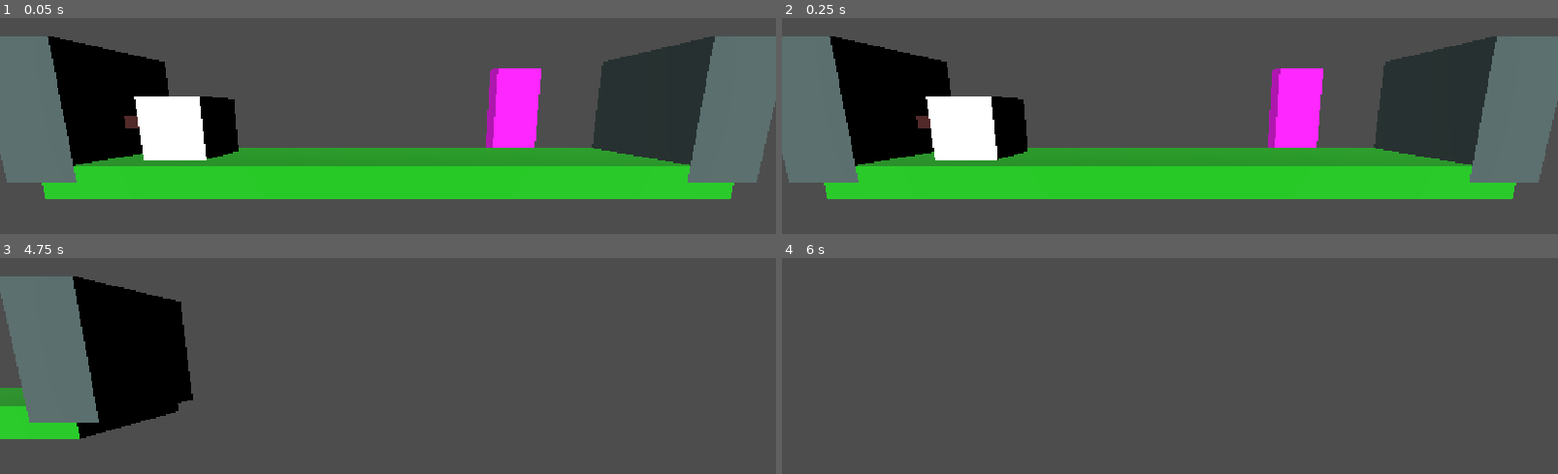
Above: before the commit, frames 1-4 (two rows, left to right).
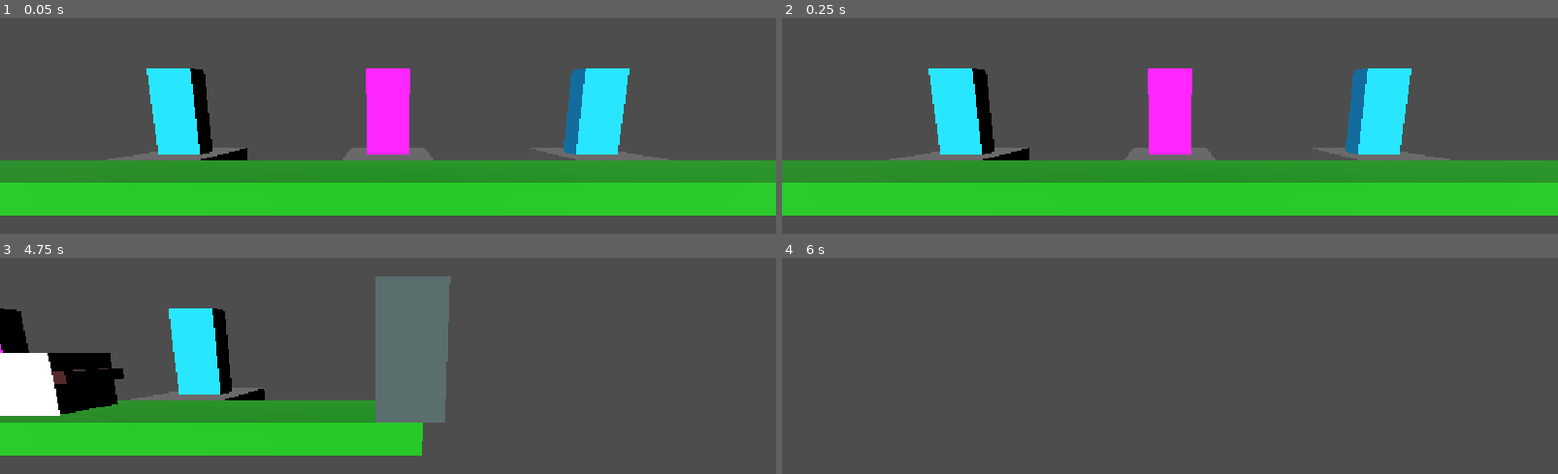
Above: after the commit, the same moments.

Repository: paolomorettin/ai-strikes
Game: Godot game, scene res://src/game.tscn
Two runs of this game, one before a commit and one after it. Both use one fixed random seed, a clock stepped at 60 frames per second and the inputs below.
Inputs (mouse positions are in pixels of both pictures, inside the frame that each line leads up to):
- Up to frame 1 (0.05 s): no input
- Up to frame 2 (0.25 s): no input
- Up to frame 3 (4.75 s): move the mouse to (558, 381) at 0.52 s; hold D (right) 0.53-1.28 s; hold Mouse wheel up (zoom_in) 0.53-1.28 s; move the mouse to (232, 424) at 1.27 s; hold S (down) 1.28-2.03 s; tap Mouse wheel down (zoom_out) at 1.35, 2.85, 4.35 s; tap Enter at 2, 3.5 s; move the mouse to (465, 305) at 2.02 s; hold D (right) 2.03-2.78 s; hold Mouse wheel up (zoom_in) 2.03-2.78 s; tap Space at 2.75, 4.25 s; move the mouse to (outside the picture) at 2.77 s; hold W (up) 2.78-3.53 s; move the mouse to (620, 467) at 3.52 s; hold Mouse wheel up (zoom_in) 3.53-4.28 s; hold A (left) from 3.53 s (still down); move the mouse to (155, 337) at 4.27 s
- Up to frame 4 (6 s): move the mouse to (1208, 402) at 5.02 s; release A (left) at 5.03 s; hold S (down) 5.03-5.78 s; hold Mouse wheel up (zoom_in) 5.03-5.78 s; tap Enter at 5.75 s; move the mouse to (1053, 292) at 5.77 s; hold D (right) from 5.78 s (still down); tap Mouse wheel down (zoom_out) at 5.85 s

The runs differ from the first frame. In frame 1, 52% of the frame differs, in the area x 0-100%, y 8-92%; in frame 2, 52%; in frame 3, 33%; in frame 4, nothing differs.

Commit message:
working entrance / exit. reworked wheelchair movement and minor fixes

Diff:
--- /dev/null
+++ b/src/environment/entrance.gd
@@ -0,0 +1,72 @@
+class_name Entrance
+extends Node3D
+
+enum Direction {LEFT, RIGHT, RANDOM}
+
+@onready var control_area: Area3D = %ControlArea
+@onready var spawn_timer: Timer = %SpawnTimer
+
+@export var spawn_speed: float = 0.5 # relative to 'Wheelchair.max_speed'
+@export var direction: Direction = Direction.RANDOM
+
+var last_spawned
+var is_spawning: bool = false
+
+var spawn_point: Vector3
+
+func control_traffic(body: Node3D) -> void:
+	if not (body is Wheelchair) or body == last_spawned:
+		return
+	if is_spawning:
+		(body as Wheelchair).turn_around()
+
+func ready_to_spawn(body: Node3D) -> void:
+	if not (body is Wheelchair) or body != last_spawned:
+		return
+	last_spawned = null
+
+func actual_spawn() -> void:
+	last_spawned.current_state = Wheelchair.State.OVERRIDE
+	last_spawned.global_position = spawn_point
+	last_spawned.quaternion = Quaternion(Vector3.UP, -TAU/4)
+	last_spawned.disable_collisions()
+
+	var spawn_duration = -spawn_point.z / (spawn_speed * Wheelchair.max_speed)
+	var target_quaternion: Quaternion
+	match direction:
+		Direction.LEFT:
+			target_quaternion = Quaternion(Vector3.UP, TAU / 2)
+		Direction.RIGHT:
+			target_quaternion = Quaternion()
+		Direction.RANDOM:
+			target_quaternion = Quaternion(Vector3.UP, int(randf() > 0.5) * TAU / 2)
+
+	var tween = get_tree().create_tween()
+	# z-movement from entrance
+	tween.tween_property(last_spawned, "global_position:z", global_position.z, spawn_duration)
+	# rotation towards exit
+	tween.tween_property(last_spawned, "quaternion", target_quaternion, Wheelchair.turn_around_time / 2.0)
+	tween.tween_callback(
+		func ():
+			last_spawned.enable_collisions();
+			last_spawned.current_state = Wheelchair.State.IDLE;
+			is_spawning = false
+	)
+
+
+func tentative_spawn() -> void:
+	# ensure no wheelchairs are around
+	for body in control_area.get_overlapping_bodies():
+		if body is Wheelchair:
+			return
+
+	is_spawning = true
+	last_spawned = preload("res://src/people/wheelchair.tscn").instantiate()
+	get_parent().add_child(last_spawned)
+	call_deferred("actual_spawn")
+
+func _ready() -> void:
+	spawn_point = Vector3(global_position.x, global_position.y, -3)
+	control_area.body_entered.connect(control_traffic)
+	control_area.body_exited.connect(ready_to_spawn)
+	spawn_timer.timeout.connect(tentative_spawn)
--- /dev/null
+++ b/src/environment/entrance.tscn
@@ -0,0 +1,51 @@
+[gd_scene format=3 uid="uid://bqh3dcopkvr54"]
+
+[ext_resource type="Script" uid="uid://rkewy6kic6ub" path="res://src/environment/entrance.gd" id="1_6kb3c"]
+
+[sub_resource type="StandardMaterial3D" id="StandardMaterial3D_k6kcw"]
+albedo_color = Color(6.545782e-06, 0.6660081, 0.9628826, 1)
+
+[sub_resource type="BoxMesh" id="BoxMesh_2ijik"]
+material = SubResource("StandardMaterial3D_k6kcw")
+size = Vector3(1, 2, 0.5)
+
+[sub_resource type="BoxShape3D" id="BoxShape3D_2ijik"]
+size = Vector3(2, 1, 1)
+
+[sub_resource type="BoxShape3D" id="BoxShape3D_k6kcw"]
+size = Vector3(2, 0.5, 2)
+
+[sub_resource type="BoxMesh" id="BoxMesh_k6kcw"]
+size = Vector3(2, 0.5, 2)
+
+[node name="Entrance" type="Node3D" unique_id=617829593]
+script = ExtResource("1_6kb3c")
+
+[node name="MeshInstance3D" type="MeshInstance3D" parent="." unique_id=1008745277]
+transform = Transform3D(1, 0, 0, 0, 1, 0, 0, 0, 1, 0, 1, -2)
+mesh = SubResource("BoxMesh_2ijik")
+
+[node name="ControlArea" type="Area3D" parent="." unique_id=1404149332]
+unique_name_in_owner = true
+collision_layer = 0
+collision_mask = 4
+
+[node name="CollisionShape3D" type="CollisionShape3D" parent="ControlArea" unique_id=1240999475]
+transform = Transform3D(1, 0, 0, 0, 1, 0, 0, 0, 1, 0, 0.5, 0)
+shape = SubResource("BoxShape3D_2ijik")
+debug_color = Color(0, 0.56420124, 0.86626077, 1)
+
+[node name="SpawnTimer" type="Timer" parent="." unique_id=1055109862]
+unique_name_in_owner = true
+wait_time = 3.0
+autostart = true
+
+[node name="Platform" type="StaticBody3D" parent="." unique_id=456620752]
+transform = Transform3D(1, 0, 0, 0, 1, 0, 0, 0, 1, 0, -0.25, -2)
+collision_mask = 0
+
+[node name="CollisionShape3D" type="CollisionShape3D" parent="Platform" unique_id=1179701250]
+shape = SubResource("BoxShape3D_k6kcw")
+
+[node name="MeshInstance3D" type="MeshInstance3D" parent="Platform" unique_id=866322009]
+mesh = SubResource("BoxMesh_k6kcw")
--- a/src/environment/exit.gd
+++ b/src/environment/exit.gd
@@ -3,46 +3,40 @@
 
 @onready var control_area: Area3D = %ControlArea
 
-var currently_serving = null:
-	set(wheelchair):
-		currently_serving = wheelchair
-		if wheelchair != null:
-			serve(wheelchair)
+var is_despawning: bool = false
 
-var queue: Array[Wheelchair] = []
+var despawn_point: Vector3
 
 func control_body(body: Node3D) -> void:
 	if not (body is Wheelchair):
 		return
 
-	(body as Wheelchair).current_state = Wheelchair.State.OVERRIDE
-	if currently_serving == null:
-		currently_serving = body
+	if not is_despawning:
+		serve(body)
 	else:
-		queue.append(body)
-
-func remove_current() -> void:
-	(currently_serving as Node).queue_free()
-	currently_serving = queue.pop_front()
+		(body as Wheelchair).turn_around()
 
 func serve(wheelchair: Wheelchair) -> void:
-	wheelchair.disable_collisions()
+	is_despawning = true
+	wheelchair.current_state = Wheelchair.State.OVERRIDE
 	var horizontal_movement_duration = wheelchair.global_position.distance_to(global_position) / abs(wheelchair.velocity.x)
-	var despawn_point = Vector3(global_position.x, global_position.y, -4.0)
 	var despawn_duration = -despawn_point.z / abs(wheelchair.velocity.x)
-	var target_rotation: float = TAU / 4
-	if wheelchair.global_position.x > global_position.x:
-		target_rotation = -target_rotation
+	var target_quaternion: Quaternion
+	if wheelchair.global_position.x < global_position.x:
+		target_quaternion = Quaternion(Vector3.UP, TAU / 4) * wheelchair.quaternion
+	else:
+		target_quaternion = Quaternion(Vector3.UP, -TAU / 4) * wheelchair.quaternion
 
 	var tween = get_tree().create_tween()
 	# x-movement to exit
-	tween.tween_property(wheelchair, "global_position", global_position, horizontal_movement_duration)
+	tween.tween_property(wheelchair, "global_position:x", global_position.x, horizontal_movement_duration)
 	# rotation towards exit
-	tween.tween_property(wheelchair, "rotation:y", target_rotation, wheelchair.turn_around_time / 2.0)
+	tween.tween_property(wheelchair, "quaternion", target_quaternion, wheelchair.turn_around_time / 2.0)
 	# z-movement to exit
-	tween.tween_property(wheelchair, "global_position", despawn_point, despawn_duration)
-	tween.tween_callback(remove_current)
+	tween.tween_property(wheelchair, "global_position:z", despawn_point.z, despawn_duration)
+	tween.tween_callback(func (): wheelchair.queue_free(); is_despawning = false)
 
 
 func _ready() -> void:
+	despawn_point = Vector3(global_position.x, global_position.y, -3)
 	control_area.body_entered.connect(control_body)
--- a/src/environment/exit.tscn
+++ b/src/environment/exit.tscn
@@ -11,6 +11,12 @@
 
 [sub_resource type="BoxShape3D" id="BoxShape3D_2ijik"]
 size = Vector3(2, 1, 1)
+
+[sub_resource type="BoxShape3D" id="BoxShape3D_h5sjc"]
+size = Vector3(2, 0.5, 2)
+
+[sub_resource type="BoxMesh" id="BoxMesh_6eay2"]
+size = Vector3(2, 0.5, 2)
 
 [node name="Exit" type="Node3D" unique_id=617829593]
 script = ExtResource("1_h5sjc")
@@ -28,3 +34,13 @@
 transform = Transform3D(1, 0, 0, 0, 1, 0, 0, 0, 1, 0, 0.5, 0)
 shape = SubResource("BoxShape3D_2ijik")
 debug_color = Color(0.8392157, 0, 0.92156863, 1)
+
+[node name="Platform" type="StaticBody3D" parent="." unique_id=1676454451]
+transform = Transform3D(1, 0, 0, 0, 1, 0, 0, 0, 1, 0, -0.25, -2)
+collision_mask = 0
+
+[node name="CollisionShape3D" type="CollisionShape3D" parent="Platform" unique_id=1411690698]
+shape = SubResource("BoxShape3D_h5sjc")
+
+[node name="MeshInstance3D" type="MeshInstance3D" parent="Platform" unique_id=326374305]
+mesh = SubResource("BoxMesh_6eay2")
--- a/src/game.tscn
+++ b/src/game.tscn
@@ -1,15 +1,12 @@
 [gd_scene format=3 uid="uid://64ev4l28j6c1"]
 
-[ext_resource type="PackedScene" uid="uid://bhrjhrcee4267" path="res://src/people/wheelchair.tscn" id="2_xq6wo"]
 [ext_resource type="PackedScene" uid="uid://bewnefd51q2qd" path="res://src/environment/test_platform.tscn" id="3_kc8ui"]
 [ext_resource type="PackedScene" uid="uid://do316kbatascm" path="res://src/camera.tscn" id="3_xq6wo"]
 [ext_resource type="PackedScene" uid="uid://cmc3qvxcmu5k6" path="res://src/environment/test_wall.tscn" id="4_bs6l1"]
 [ext_resource type="PackedScene" uid="uid://bjg00ixkve11x" path="res://src/environment/exit.tscn" id="5_bs6l1"]
+[ext_resource type="PackedScene" uid="uid://bqh3dcopkvr54" path="res://src/environment/entrance.tscn" id="6_pk08u"]
 
 [node name="Game" type="Node3D" unique_id=661229827]
-
-[node name="Wheelchair5" parent="." unique_id=262619796 instance=ExtResource("2_xq6wo")]
-transform = Transform3D(1, 0, 0, 0, 1, 0, 0, 0, 1, -3.4138155, 0.56670284, 0)
 
 [node name="Camera" parent="." unique_id=1529662360 instance=ExtResource("3_xq6wo")]
 transform = Transform3D(1, 0, 0, 0, 0.9848077, 0.17364818, 0, -0.17364818, 0.9848077, 0, 1, 5)
@@ -18,12 +15,23 @@
 transform = Transform3D(0.9605089, 0.068557285, -0.2696712, 0, 0.9691713, 0.24638802, 0.27824926, -0.23665787, 0.93089765, -5.3468933, 4.430237, 8.961426)
 
 [node name="TestPlatform" parent="." unique_id=2103395743 instance=ExtResource("3_kc8ui")]
+transform = Transform3D(1, 0, 0, 0, 1, 0, 0, 0, 1, -5, -0.25, 0)
+
+[node name="TestPlatform2" parent="." unique_id=1911033185 instance=ExtResource("3_kc8ui")]
+transform = Transform3D(1, 0, 0, 0, 1, 0, 0, 0, 1, 5, -0.25, 0)
 
 [node name="TestWall" parent="." unique_id=1225326320 instance=ExtResource("4_bs6l1")]
-transform = Transform3D(1, 0, 0, 0, 1, 0, 0, 0, 1, -5, 1, 0)
+transform = Transform3D(1, 0, 0, 0, 1, 0, 0, 0, 1, -10, 1, 0)
 
 [node name="TestWall2" parent="." unique_id=1723653881 instance=ExtResource("4_bs6l1")]
-transform = Transform3D(1, 0, 0, 0, 1, 0, 0, 0, 1, 4.8250065, 1, 0)
+transform = Transform3D(1, 0, 0, 0, 1, 0, 0, 0, 1, 9.8250065, 1, 0)
 
 [node name="Exit" parent="." unique_id=617829593 instance=ExtResource("5_bs6l1")]
-transform = Transform3D(1, 0, 0, 0, 1, 0, 0, 0, 1, 3, 0, 0)
+
+[node name="Entrance" parent="." unique_id=667945413 instance=ExtResource("6_pk08u")]
+transform = Transform3D(1, 0, 0, 0, 1, 0, 0, 0, 1, -5, 0, 0)
+direction = 1
+
+[node name="Entrance2" parent="." unique_id=392937884 instance=ExtResource("6_pk08u")]
+transform = Transform3D(1, 0, 0, 0, 1, 0, 0, 0, 1, 5, 0, 0)
+direction = 0
--- a/src/people/wheelchair.gd
+++ b/src/people/wheelchair.gd
@@ -3,20 +3,29 @@
 
 const THETA = deg_to_rad(5)
 
-@onready var brakes: TrafficLight = %Brakes
+static var acceleration: float = 0.1 # m/s^2
+static var deceleration: float = 0.3 # m/s^2
+static var max_speed: float = 10.0 # m/s
+static var turn_around_time: float = 1.0 # TAU/2*s
+
 @onready var brake_lights: MeshInstance3D = %BrakeLights
 @onready var halt_timer: Timer = %HaltTimer
 @onready var sensing: Area3D = %Sensing
 
-enum State {BRAKE, HALT, IDLE, MOVE, OVERRIDE, ROTATE}
-var current_state: State
+enum State {
+	BRAKE, # braking
+	IDLE, # initially or after turnaround
+	MOVE, # increasing velocity or peaked
+	OVERRIDE, # something took control
+	ROTATE # turning around
+}
+var current_state: State:
+	set(state):
+		current_state = state
+		_set_brake_lights(state)
 
 var facing: Vector3 = Vector3.RIGHT
 
-var acceleration: float = 0.1 # m/s^2
-var deceleration: float = 0.3 # m/s^2
-var max_speed: float = 10.0 # m/s
-var turn_around_time: float = 1.0 # TAU/2*s
 
 #func explode() -> void:
 	#var tween = get_tree().create_tween()
@@ -31,6 +40,9 @@
 func disable_collisions() -> void:
 	collision_layer = 0
 
+func enable_collisions() -> void:
+	collision_layer = 4
+
 func turn_around() -> void:
 	current_state = State.ROTATE
 	var tween = get_tree().create_tween()
@@ -40,23 +52,24 @@
 
 func _physics_process(delta: float) -> void:
 
-	if current_state == State.OVERRIDE:
-		return
-
+	# update the facing vector
 	facing = (quaternion * Vector3.RIGHT).normalized()
 
-	# computes the closest obstacle ahead (if any)
-	var obstacles_ahead: Array[Node3D] = sensing.get_overlapping_bodies()
-	obstacles_ahead = obstacles_ahead.filter(func(obj): return obj != self)
-	var closest_obstacle = null
-	var min_dist = null
-	for obs in obstacles_ahead:
-		var dist = obs.global_position.distance_squared_to(self.global_position)
-		if closest_obstacle == null or dist < min_dist:
-			closest_obstacle = obs
-			min_dist = dist
+	# on the move, autonomously
+	if not current_state in [State.ROTATE, State.OVERRIDE]:
 
-	if current_state != State.ROTATE:
+		# TODO: this better be handled via signals / attributes rather than cycling all overlapping bodies
+		# computes the closest obstacle ahead (if any)
+		var obstacles_ahead: Array[Node3D] = sensing.get_overlapping_bodies()
+		obstacles_ahead = obstacles_ahead.filter(func(obj): return obj != self)
+		var closest_obstacle = null
+		var min_dist = null
+		for obs in obstacles_ahead:
+			var dist = obs.global_position.distance_squared_to(self.global_position)
+			if closest_obstacle == null or dist < min_dist:
+				closest_obstacle = obs
+				min_dist = dist
+
 		# TODO: (MAYBE NOT NECESSARY) change this for arbitrary facing vectors
 		if closest_obstacle == null or (
 			closest_obstacle is CharacterBody3D and
@@ -65,26 +78,26 @@
 		):
 			# if the closest obstacle (if any) is moving in the same direction at higher speed
 			if current_state != State.MOVE:
-				_set_brake_lights(false)
 				current_state = State.MOVE
 				halt_timer.stop()
 		else:
 			if current_state != State.BRAKE:
-				_set_brake_lights(true)
 				current_state = State.BRAKE
 
-	# handle horizontal velocity
 	if is_on_floor():
+		# handle horizontal velocity
 		if current_state == State.BRAKE:
 			if abs(velocity.x) > 0:
 				velocity.x = sign(facing.x) * max(0.0, abs(velocity.x) - deceleration)
-				prints(self, "braking")
 			else:
 				if halt_timer.is_stopped():
 					halt_timer.start()
 
 		elif current_state == State.MOVE:
 			velocity.x = sign(facing.x) * min(max_speed, abs(velocity.x) + acceleration)
+
+		elif current_state in [State.OVERRIDE, State.ROTATE]:
+			velocity.x = 0.0
 
 	else:
 		velocity += get_gravity()
@@ -100,9 +113,10 @@
 	halt_timer.timeout.connect(turn_around)
 	current_state = State.IDLE
 
-func _set_brake_lights(braking: bool) -> void:
-	brakes.stop = braking
-	if braking:
+func _set_brake_lights(state: State) -> void:
+	if state in [State.IDLE, State.MOVE]:
+		brake_lights.mesh.material.albedo_color = Color(0.2, 0.0, 0.0)
+	elif state in [State.BRAKE, State.ROTATE]:
 		brake_lights.mesh.material.albedo_color = Color(1.0, 0.0, 0.0)
-	else:
-		brake_lights.mesh.material.albedo_color = Color(0.2, 0.0, 0.0)
+	elif state == State.OVERRIDE:
+		brake_lights.mesh.material.albedo_color = Color(0.0, 0.85, 0.7)
--- a/src/people/wheelchair.tscn
+++ b/src/people/wheelchair.tscn
@@ -1,7 +1,6 @@
 [gd_scene format=3 uid="uid://bhrjhrcee4267"]
 
 [ext_resource type="Script" uid="uid://cefcumjs5pne" path="res://src/people/wheelchair.gd" id="1_4fiib"]
-[ext_resource type="Script" uid="uid://ccs8vr3x1miq0" path="res://src/traffic_light.gd" id="2_s3t5s"]
 
 [sub_resource type="SphereShape3D" id="SphereShape3D_s3t5s"]
 resource_local_to_scene = true
@@ -11,6 +10,9 @@
 [sub_resource type="BoxMesh" id="BoxMesh_2ijik"]
 material = SubResource("StandardMaterial3D_wxasx")
 
+[sub_resource type="BoxShape3D" id="BoxShape3D_k6kcw"]
+size = Vector3(2, 1, 1)
+
 [sub_resource type="StandardMaterial3D" id="StandardMaterial3D_2uo11"]
 resource_local_to_scene = true
 albedo_color = Color(0.86343604, 5.318448e-06, 7.70092e-07, 1)
@@ -19,9 +21,6 @@
 resource_local_to_scene = true
 material = SubResource("StandardMaterial3D_2uo11")
 size = Vector3(0.2, 0.2, 1)
-
-[sub_resource type="BoxShape3D" id="BoxShape3D_k6kcw"]
-size = Vector3(2, 1, 1)
 
 [node name="Wheelchair" type="CharacterBody3D" unique_id=262619796]
 collision_layer = 4
@@ -34,16 +33,6 @@
 
 [node name="MeshInstance3D" type="MeshInstance3D" parent="CollisionShape3D" unique_id=508410517]
 mesh = SubResource("BoxMesh_2ijik")
-
-[node name="Brakes" type="Node3D" parent="." unique_id=694328577]
-unique_name_in_owner = true
-script = ExtResource("2_s3t5s")
-metadata/_custom_type_script = "uid://ccs8vr3x1miq0"
-
-[node name="BrakeLights" type="MeshInstance3D" parent="Brakes" unique_id=900527694]
-unique_name_in_owner = true
-transform = Transform3D(1, 0, 0, 0, 1, 0, 0, 0, 1, -0.6, 0.6, 0)
-mesh = SubResource("BoxMesh_k6kcw")
 
 [node name="Sensing" type="Area3D" parent="." unique_id=1282772986]
 unique_name_in_owner = true
@@ -60,3 +49,8 @@
 unique_name_in_owner = true
 wait_time = 2.0
 one_shot = true
+
+[node name="BrakeLights" type="MeshInstance3D" parent="." unique_id=900527694]
+unique_name_in_owner = true
+transform = Transform3D(1, 0, 0, 0, 1, 0, 0, 0, 1, -0.6, 0.6, 0)
+mesh = SubResource("BoxMesh_k6kcw")
Not shown, added: src/environment/entrance.gd.uid
